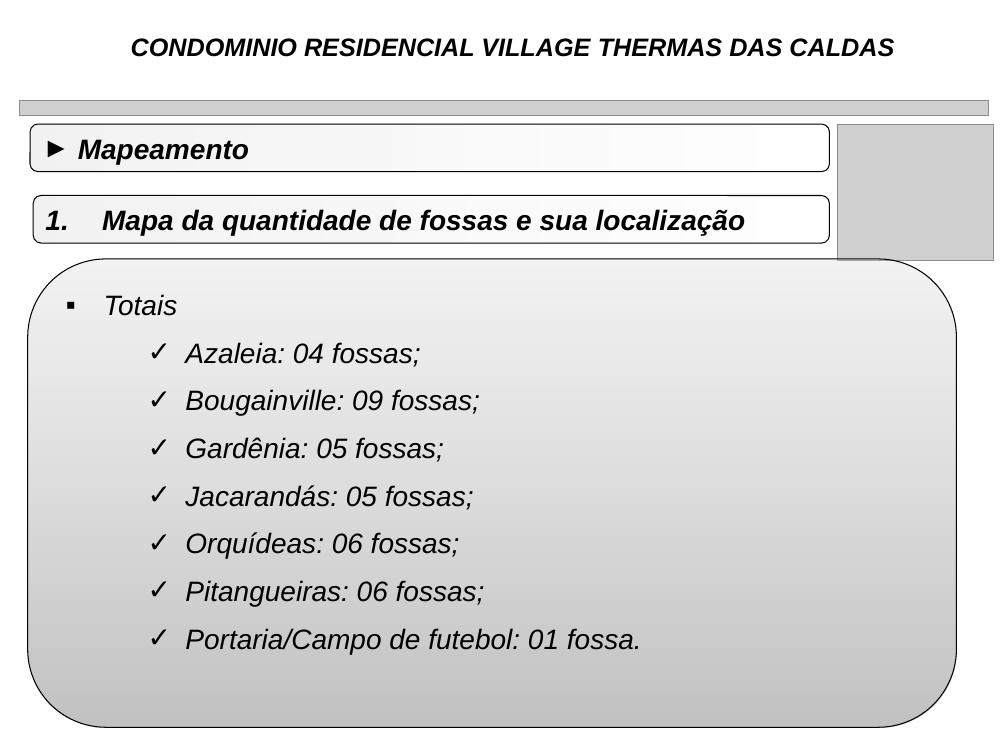
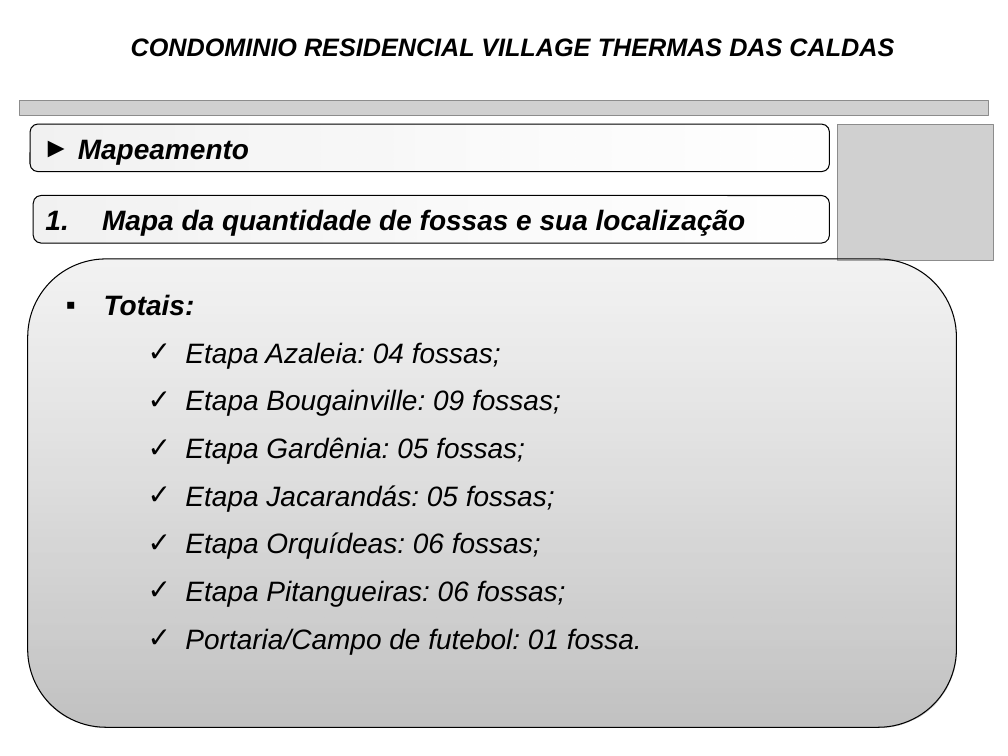
Before and after one commit to rwlc71/Village, a slide deck: slide 7 of Manutenção Village/FossaSepticas.pptx. Drawn at 1008x756 pixels with LibreOffice and Linux fonts; fonts in the diff are those of the drawing; grey boxes stand for pictures. Boxes give left, top, right and bottom in pixels: in the first picture for what was removed or moved away, otherwise in the second. Text is boxed around its words. In the diff, an @@ line names an element or a change of style, - is before the commit and + after.

```diff
--- a/Manutenção Village/FossaSepticas.pptx
+++ b/Manutenção Village/FossaSepticas.pptx
@@ text at (104,294,566,606): text changed @@
-▪ Totais
-  ✓ Azaleia: 04 fossas;
-  ✓ Bougainville: 09 fossas;
-  ✓ Gardênia: 05 fossas;
-  ✓ Jacarandás: 05 fossas;
-  ✓ Orquídeas: 06 fossas;
-  ✓ Pitangueiras: 06 fossas;
+▪ Totais:
+  ✓ Etapa Azaleia: 04 fossas;
+  ✓ Etapa Bougainville: 09 fossas;
+  ✓ Etapa Gardênia: 05 fossas;
+  ✓ Etapa Jacarandás: 05 fossas;
+  ✓ Etapa Orquídeas: 06 fossas;
+  ✓ Etapa Pitangueiras: 06 fossas;
```
Also in this commit, not shown: 16 other slides changed.
